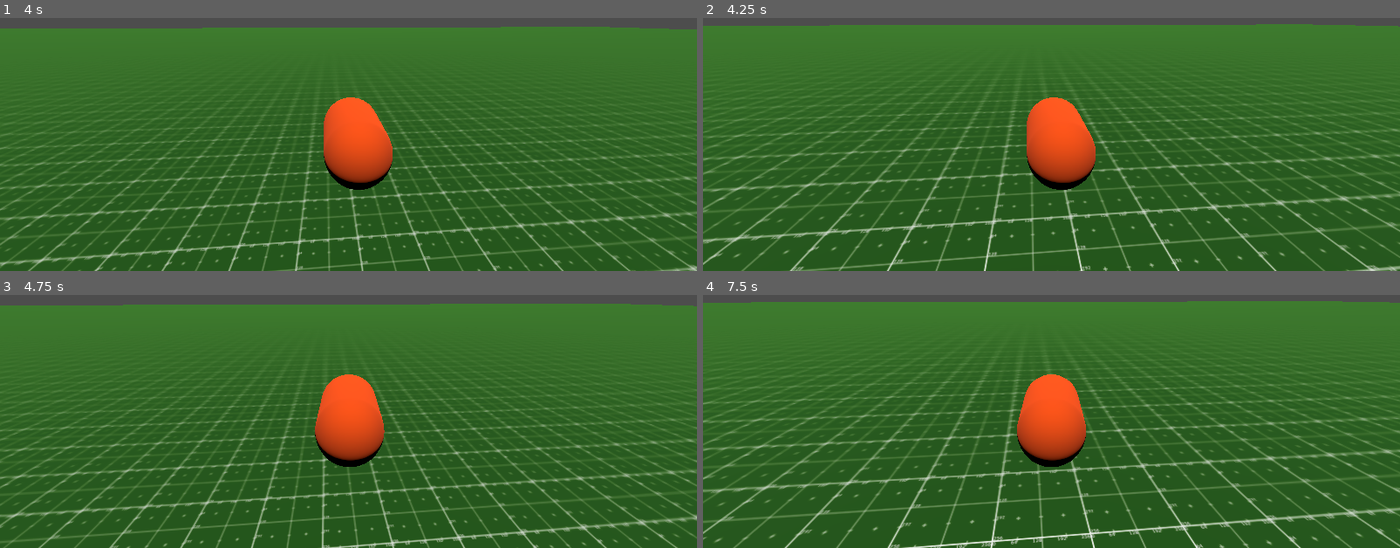
Above: before the commit, frames 1-4 (two rows, left to right).
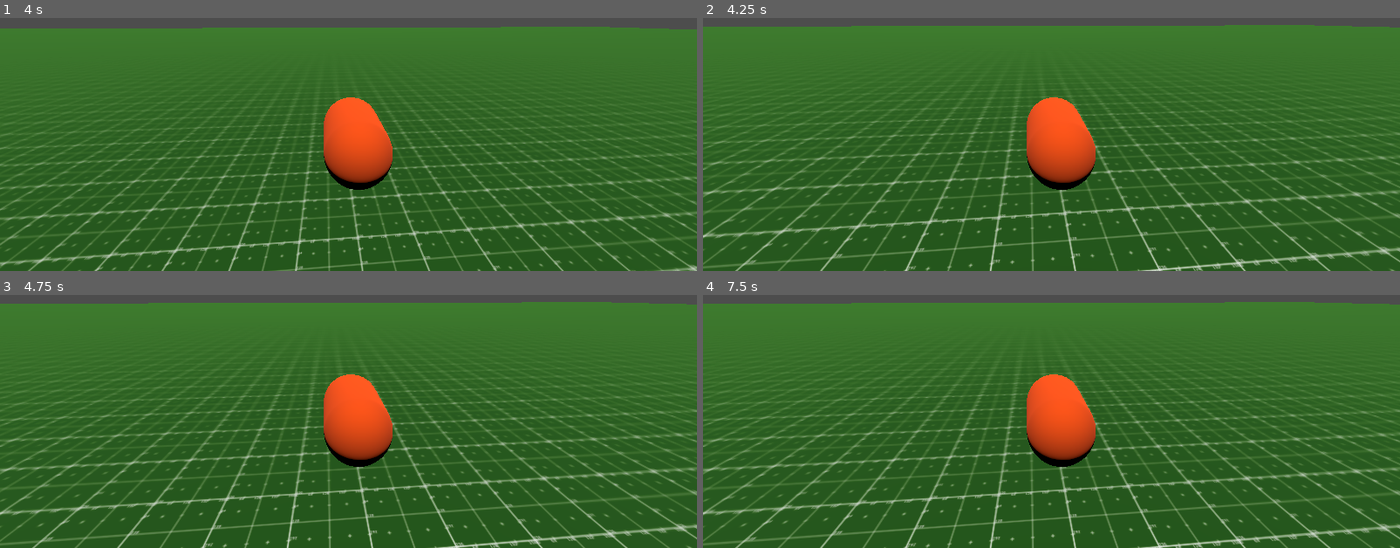
Above: after the commit, the same moments.

Repository: programerski-klub-fmf/cats-game
Game: Godot game, scene res://level/level.tscn
Same seed, same stepped clock (60 frames per second), same inputs: the game is played once before the commit and once after it.
Inputs (mouse positions are in pixels of both pictures, inside the frame that each line leads up to):
- Up to frame 1 (4 s): tap Enter at 0.5 s; move the mouse to (383, 73) at 0.52 s; hold Shift (run) 0.53-1.28 s; hold W (forwards) from 0.53 s (still down); tap Space (jump) at 0.77, 1.52, 3.02, 3.77 s; move the mouse to (313, 76) at 1.27 s; tap Shift (run) at 1.35, 2.85 s; move the mouse to (362, 68) at 2.02 s; hold Shift (run) 2.03-2.78 s; move the mouse to (341, 81) at 2.77 s; move the mouse to (397, 78) at 3.52 s; hold Shift (run) from 3.53 s (still down)
- Up to frame 2 (4.25 s): keep holding W (forwards); keep holding Shift (run); tap Escape (ui_cancel) at 4.15 s
- Up to frame 3 (4.75 s): move the mouse to (outside the picture) at 4.27 s; release W (forwards) at 4.28 s; release Shift (run) at 4.28 s; hold A (left) from 4.28 s (still down); tap Shift (run) at 4.35 s; tap Space (jump) at 4.52 s
- Up to frame 4 (7.5 s): move the mouse to (1086, 353) at 5.02 s; release A (left) at 5.03 s; hold S (backwards) 5.03-5.78 s; hold Shift (run) 5.03-5.78 s; move the mouse to (outside the picture) at 5.77 s; hold D (right) 5.78-6.53 s; tap Shift (run) at 5.85, 7.35 s; tap Space (jump) at 6.02, 6.77 s; move the mouse to (1204, 332) at 6.52 s; hold W (forwards) 6.53-7.28 s; hold Shift (run) 6.53-7.28 s; move the mouse to (912, 370) at 7.27 s; hold D (right) from 7.28 s (still down)

Frame 1 is identical in both runs. In frame 2, 15% of the frame differs, in the area x 0-100%, y 2-100%; in frame 3, 16%; in frame 4, 17%.

Commit message:
Game state machine

Diff:
--- a/assets/scripts/state_machine.gd
+++ b/assets/scripts/state_machine.gd
@@ -11,6 +11,8 @@
 
 var states_stack: Array[State] = []
 var current_state: State = null
+
+var active: bool = false
 
 
 func _ready() -> void:
@@ -49,14 +51,13 @@
 # state has changed to current state
 
 func _input(event: InputEvent) -> void:
-	if current_state:
+	if current_state and active:
 		current_state.handle_input(event)
 
 func _process(delta: float) -> void:
-	if current_state:
+	if current_state and active:
 		current_state.update(delta)
 
 func _physics_process(delta: float) -> void:
-	if current_state:
+	if current_state and active:
 		current_state.physics_update(delta)
-#	print(states_stack)
--- /dev/null
+++ b/game/main.gd
@@ -0,0 +1,20 @@
+extends Node3D
+
+enum GameState {PAUSE, PLAY}
+var current_state = GameState.PLAY
+
+func _ready() -> void:
+	$Player.state_machine.active = true
+	Input.mouse_mode = Input.MOUSE_MODE_CAPTURED
+
+func _process(_delta: float) -> void:
+	if Input.is_action_just_pressed("ui_cancel"):
+		match current_state:
+			GameState.PLAY:
+				Input.mouse_mode = Input.MOUSE_MODE_VISIBLE
+				$Player.state_machine.active = false
+				current_state = GameState.PAUSE
+			GameState.PAUSE:
+				Input.mouse_mode = Input.MOUSE_MODE_CAPTURED
+				$Player.state_machine.active = true
+				current_state = GameState.PLAY
--- a/level/level.tscn
+++ b/level/level.tscn
@@ -1,5 +1,6 @@
-[gd_scene load_steps=6 format=3 uid="uid://d4e8vhuntu65f"]
+[gd_scene load_steps=7 format=3 uid="uid://d4e8vhuntu65f"]
 
+[ext_resource type="Script" path="res://game/main.gd" id="1_5amrn"]
 [ext_resource type="PackedScene" uid="uid://43wunqncjbf3" path="res://player/player.tscn" id="1_g8oc3"]
 [ext_resource type="Texture2D" uid="uid://f6ir0srllf1c" path="res://assets/textures/grass256x256.png" id="2_n0itb"]
 
@@ -14,6 +15,7 @@
 size = Vector2(256, 256)
 
 [node name="Level" type="Node3D"]
+script = ExtResource("1_5amrn")
 
 [node name="Player" parent="." instance=ExtResource("1_g8oc3")]
 
--- a/player/player.gd
+++ b/player/player.gd
@@ -15,6 +15,7 @@
 var yaw_input := 0.0
 var pitch_input := 0.0
 
+@onready var state_machine := $PlayerStateMachine
 @onready var yaw_pivot := $YawPivot
 @onready var pitch_pivot := $YawPivot/PitchPivot
 
@@ -22,28 +23,16 @@
 var gravity = ProjectSettings.get_setting("physics/3d/default_gravity")
 
 func _ready() -> void:
-	Input.mouse_mode = Input.MOUSE_MODE_CAPTURED
-
-#func _input(event: InputEvent) -> void:
-#	if event is InputEventMouseMotion:
-#		yaw_pivot.rotate_y(
-#			deg_to_rad(-event.relative.x * yaw_speed)
-#			)
-#		pitch_pivot.rotate_x(
-#			deg_to_rad(-event.relative.y * pitch_speed)
-#		)
+	pass
 
 func _process(_delta: float) -> void:
-	if Input.is_action_just_pressed("ui_cancel"):
-		Input.mouse_mode = Input.MOUSE_MODE_VISIBLE
-
 	yaw_pivot.rotate_y(yaw_input)
 	pitch_pivot.rotate_x(pitch_input)
 	pitch_pivot.rotation.x = clamp(
 		pitch_pivot.rotation.x,
 		deg_to_rad(-60),
 		deg_to_rad(10)
-		)
+	)
 	yaw_input = 0.0
 	pitch_input = 0.0
 
